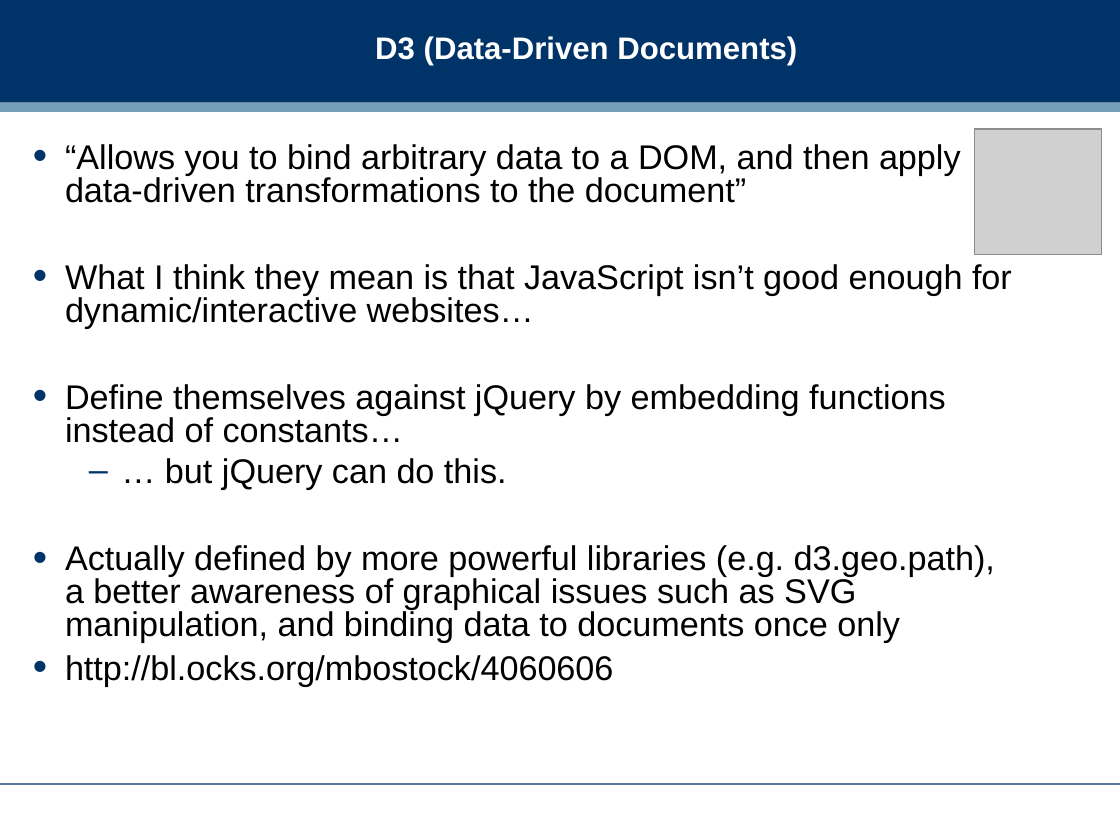
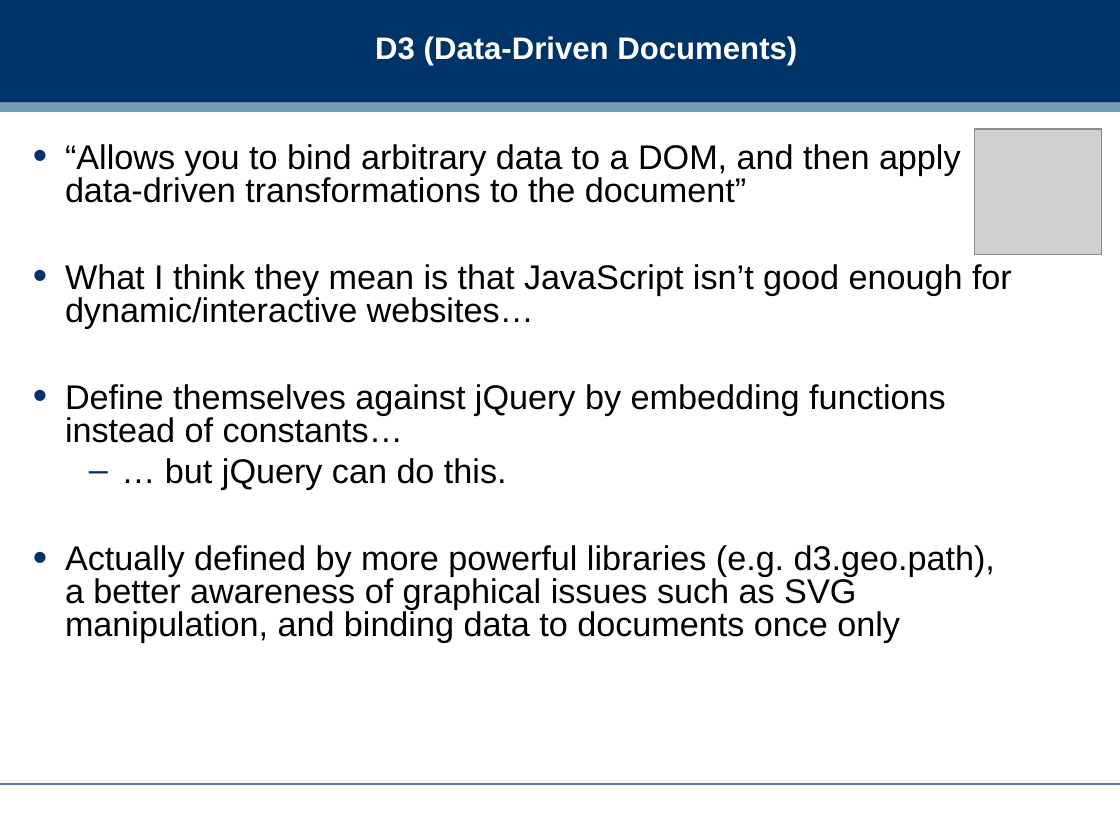
Before and after one commit to dreamind/ix, a slide deck: slide 20 of lectures/interactive/interactivity2.ppt. Drawn at 1120x840 pixels with LibreOffice and Linux fonts; fonts in the diff are those of the drawing; grey boxes stand for pictures; background and template pictures are left out. Boxes give left, top, right and bottom in pixels: in the first picture for what was removed or moved away, otherwise in the second. Text is boxed around its words. In the diff, an @@ line names an element or a change of style, - is before the commit and + after.

```diff
--- a/lectures/interactive/interactivity2.ppt
+++ b/lectures/interactive/interactivity2.ppt
@@ text at [65, 655, 613, 686]: paragraph removed @@
-• http://bl.ocks.org/mbostock/4060606
```
Also in this commit, not shown: 1 other slide changed, 1 slide removed.
